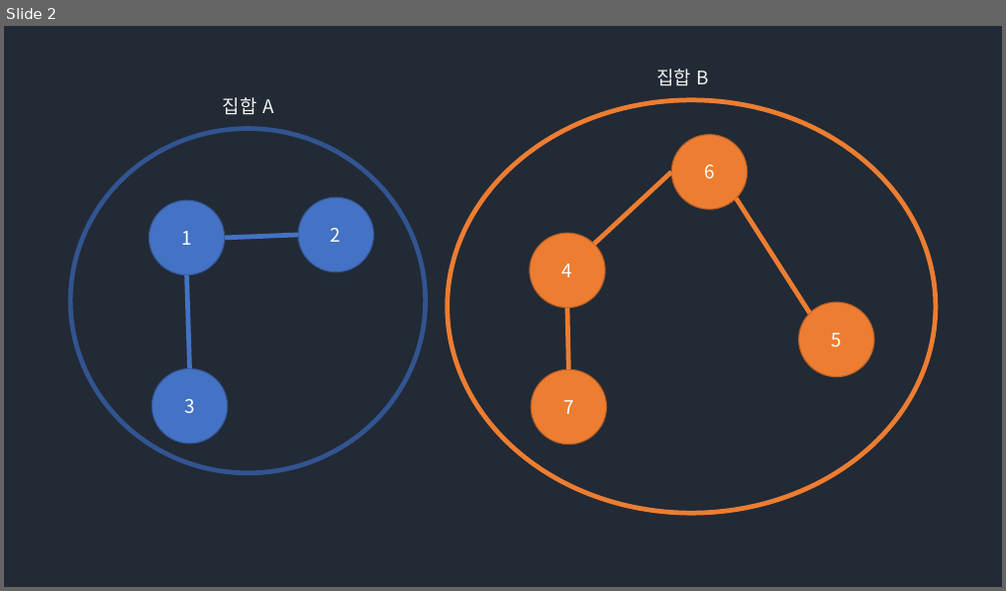
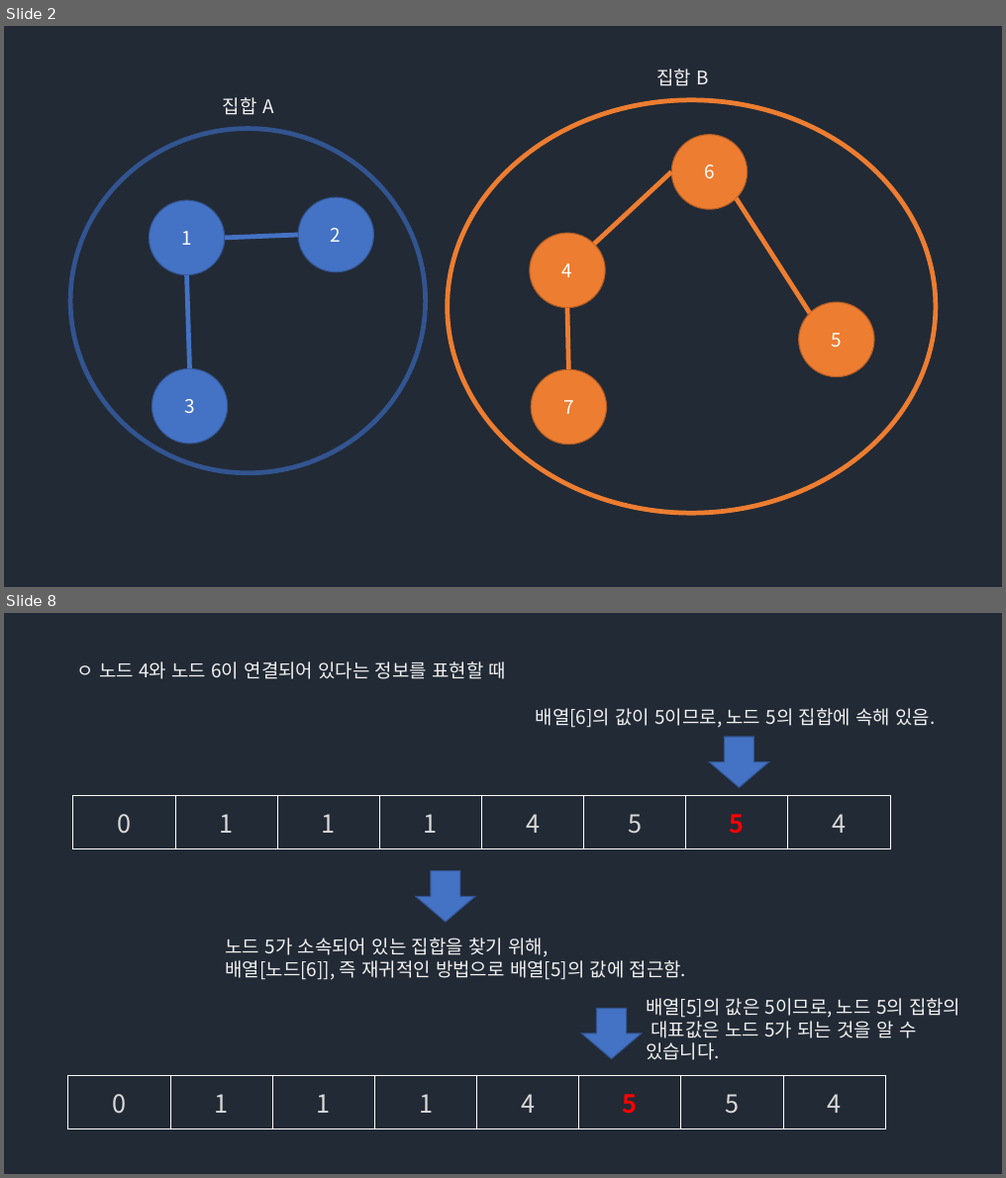
Before and after one commit to Groot-Space/Groot-space.github.io, a slide deck: assets/images/UNION_FIND.pptx. Shown one above the other, each under a label of ours: slide 2 before the commit, slides 2 and 8 after it; the slides between them are not shown. The pictures are 1006x591 and 1006x1178 pixels, drawn with LibreOffice and Linux fonts; fonts in the diff are those of the drawing. Boxes give left, top, right and bottom in pixels: in the first picture for what was removed or moved away, otherwise in the second. Text is boxed around its words. In the diff, an @@ line names an element or a change of style, - is before the commit and + after.

```diff
--- a/assets/images/UNION_FIND.pptx
+++ b/assets/images/UNION_FIND.pptx
@@ slide 8 added at (4, 613, 1002, 1174), background #222A35 @@
@@ text added at (77, 662, 506, 679), 18 pt, text #F2F2F2 @@
+ㅇ 노드 4와 노드 6이 연결되어 있다는 정보를 표현할 때
@@ text added at (536, 708, 935, 728), 18 pt, text #F2F2F2 @@
+배열[6]의 값이 5이므로, 노드 5의 집합에 속해 있음.
@@ down arrow added at (709, 737, 768, 787), fill #4472C4, outline #325491 1 pt @@
@@ table added at (73, 796, 887, 850), 1 rows, 8 columns @@
+0 | 1 | 1 | 1 | 4 | 5 | 5 | 4
@@ down arrow added at (416, 871, 475, 922), fill #4472C4, outline #325491 1 pt @@
@@ text added at (226, 938, 686, 980), 18 pt, text #F2F2F2 @@
+노드 5가 소속되어 있는 집합을 찾기 위해,
+배열[노드[6]], 즉 재귀적인 방법으로 배열[5]의 값에 접근함.
@@ text added at (646, 998, 960, 1060), 18 pt, text #F2F2F2 @@
+배열[5]의 값은 5이므로, 노드 5의 집합의
+대표값은 노드 5가 되는 것을 알 수
+있습니다.
@@ down arrow added at (582, 1008, 642, 1059), fill #4472C4, outline #325491 1 pt @@
@@ table added at (68, 1076, 883, 1130), 1 rows, 8 columns @@
+0 | 1 | 1 | 1 | 4 | 5 | 5 | 4
```
Also in this commit, not shown: 7 other slides added, 1 slide removed, 10 other files.
